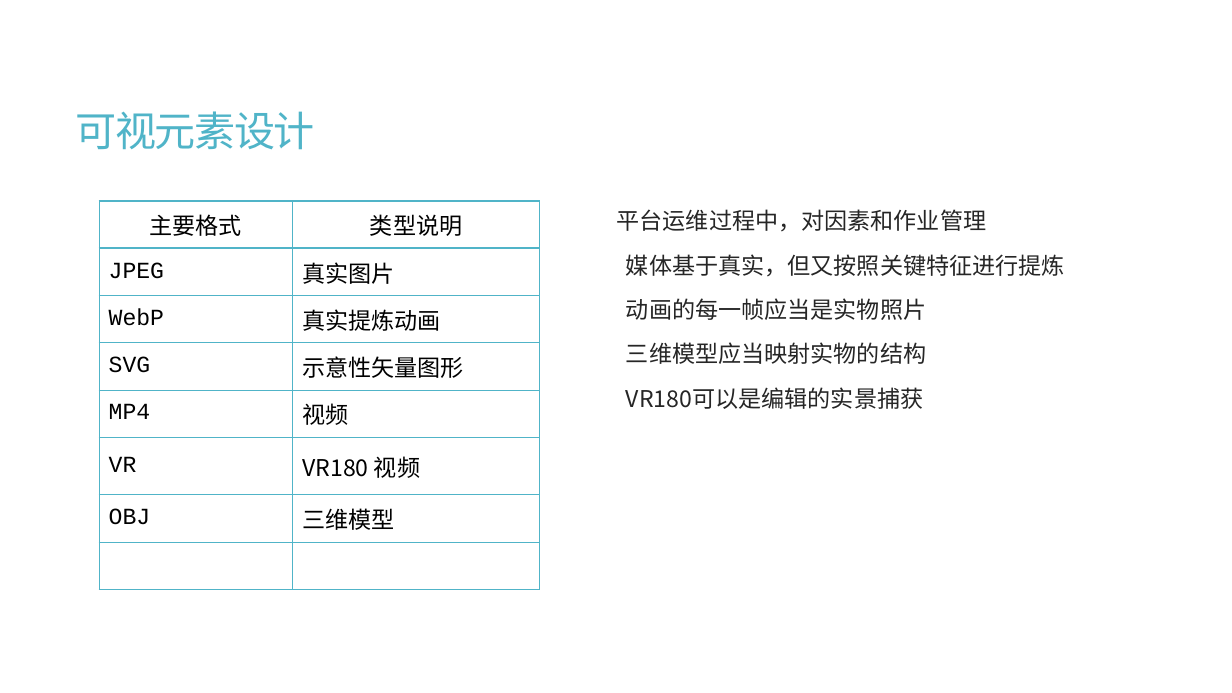
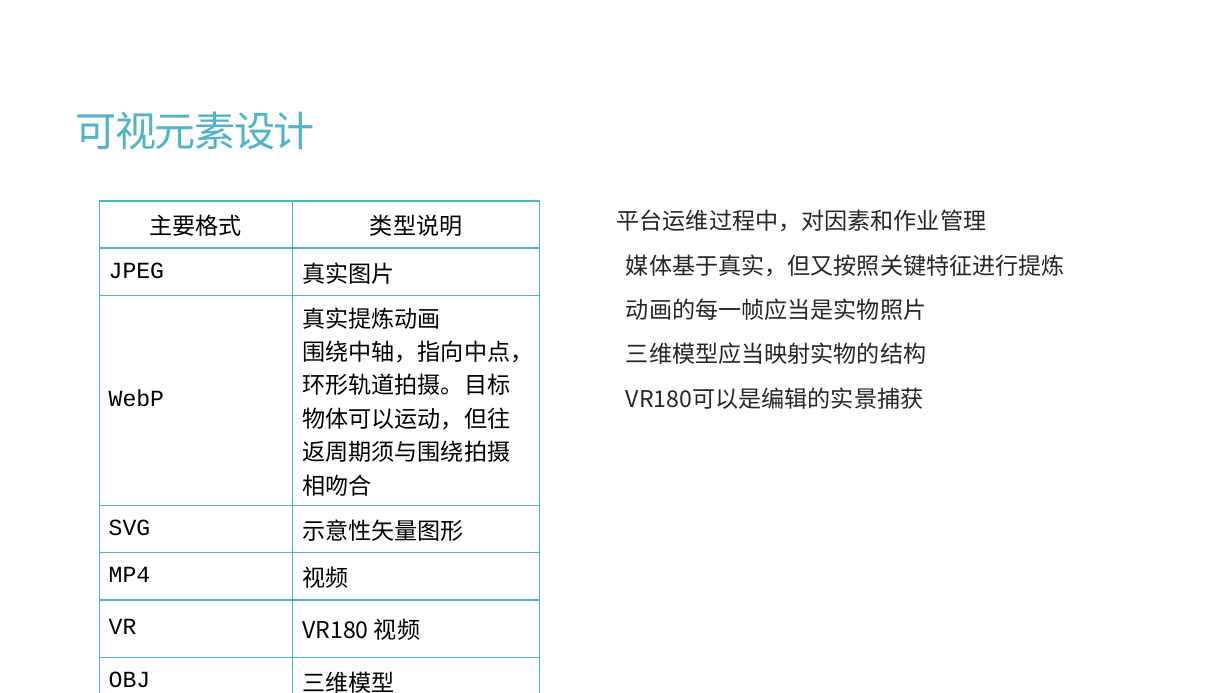
Before and after one commit to calcyu/chainway, a slide deck: slide 9 of Docs/城乡振兴元宇宙.pptx (slide 10 before the commit). Drawn at 1232x693 pixels with LibreOffice and Linux fonts; fonts in the diff are those of the drawing. Boxes give left, top, right and bottom in pixels: in the first picture for what was removed or moved away, otherwise in the second. Text is boxed around its words. In the diff, an @@ line names an element or a change of style, - is before the commit and + after.

```diff
--- a/Docs/城乡振兴元宇宙.pptx
+++ b/Docs/城乡振兴元宇宙.pptx
@@ table at [99, 201, 540, 693] @@
-row 3, column 2: 真实提炼动画
+row 3, column 2: 真实提炼动画 / 围绕中轴，指向中点，环形轨道拍摄。目标物体可以运动，但往返周期须与围绕拍摄相吻合
```
Also in this commit, not shown: 13 other slides changed, 5 slides added, 11 slides removed, 28 other files.
